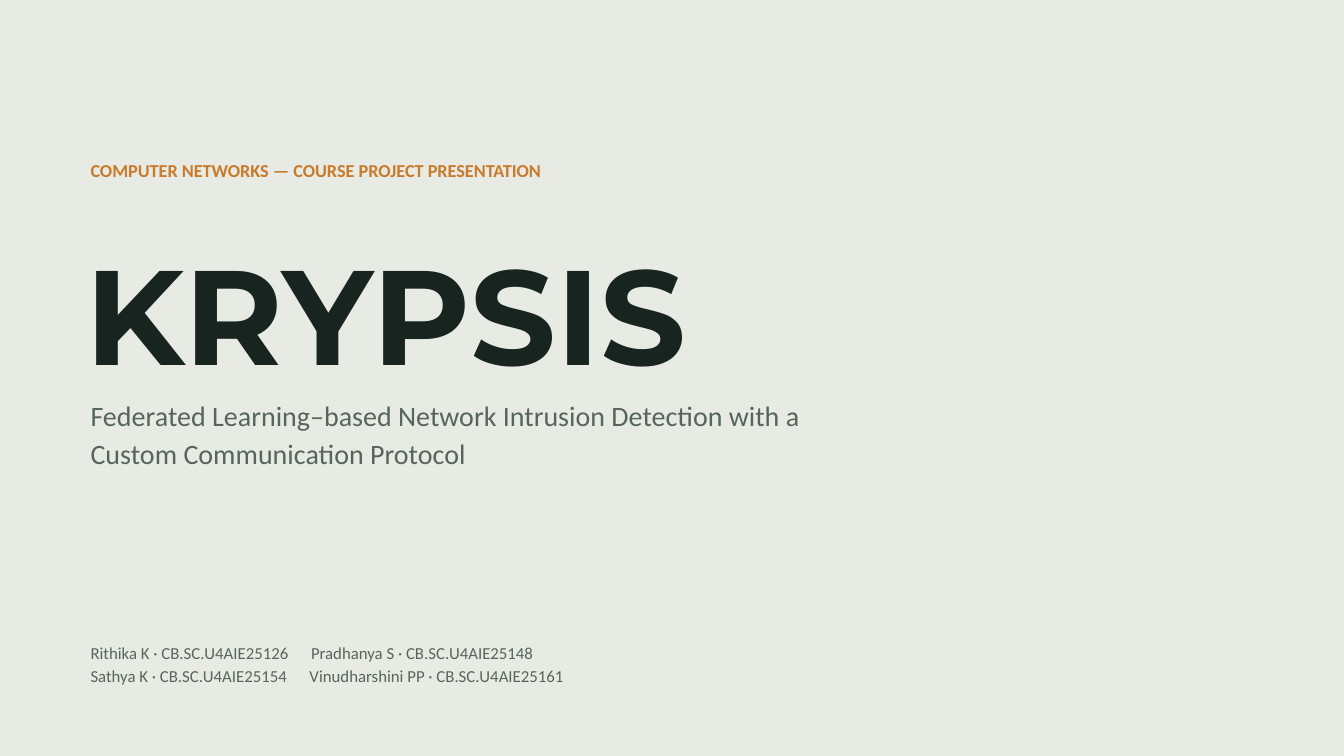
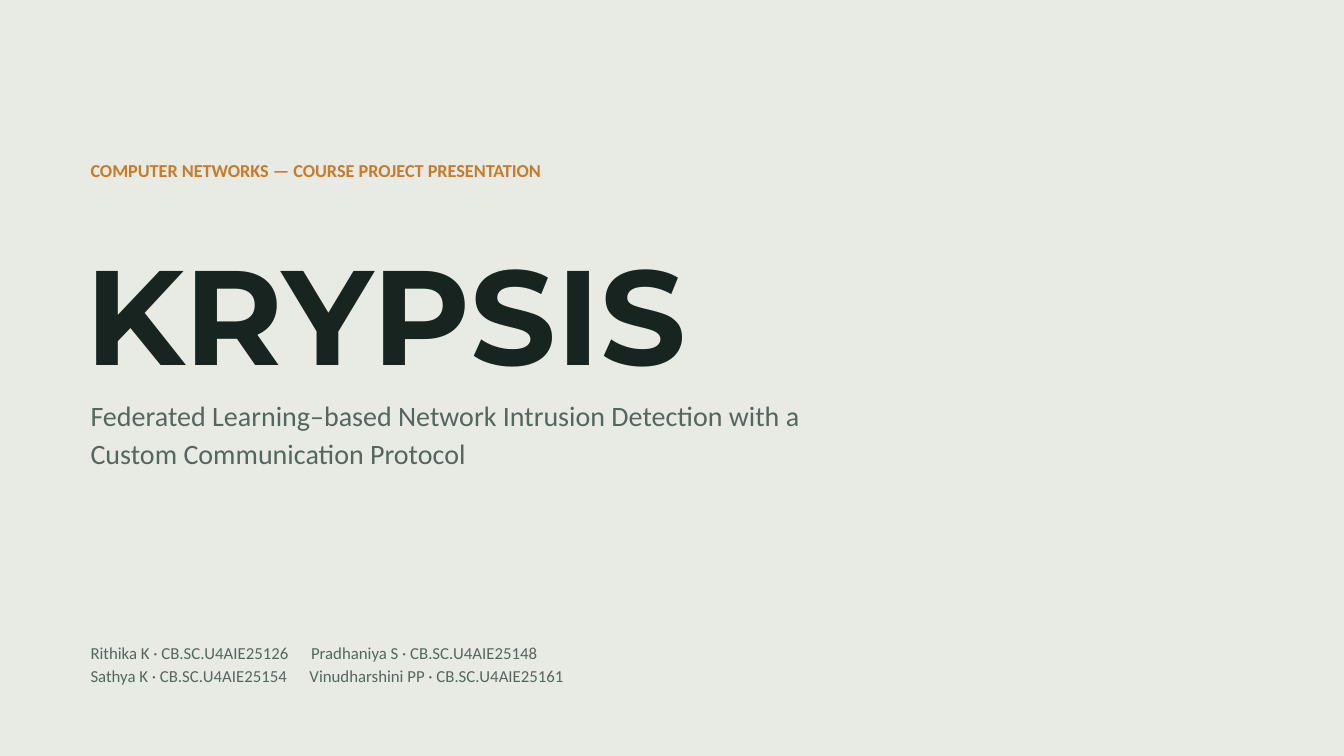
Before and after one commit to Vinudharshini18/Krypsis-A-network-intrusion-detection-system, a slide deck: slide 1 of presentation/Krypsis_Presentation.pptx. Drawn at 1344x756 pixels with LibreOffice and Linux fonts; fonts in the diff are those of the drawing. Boxes give left, top, right and bottom in pixels: in the first picture for what was removed or moved away, otherwise in the second. Text is boxed around its words. In the diff, an @@ line names an element or a change of style, - is before the commit and + after.

```diff
--- a/presentation/Krypsis_Presentation.pptx
+++ b/presentation/Krypsis_Presentation.pptx
@@ text at [91,647,537,662]: text changed @@
-Rithika K · CB.SC.U4AIE25126 Pradhanya S · CB.SC.U4AIE25148
+Rithika K · CB.SC.U4AIE25126 Pradhaniya S · CB.SC.U4AIE25148
```
Also in this commit, not shown: 1 other slide changed, 2 other files.
